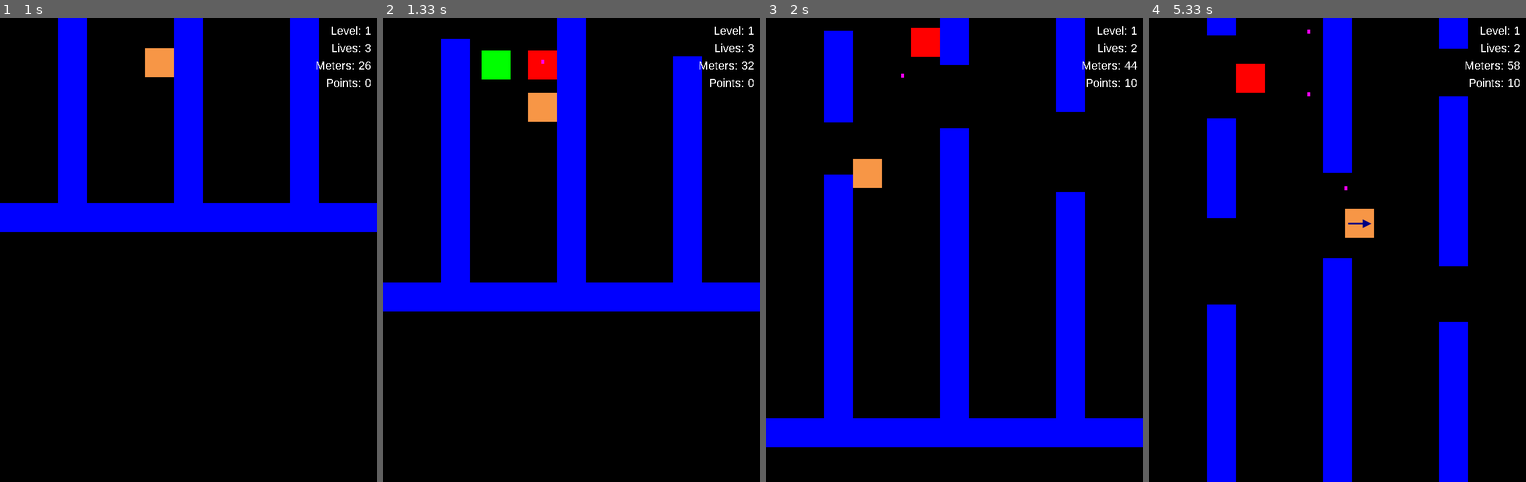
Above: before the commit, frames 1-4 (left to right).
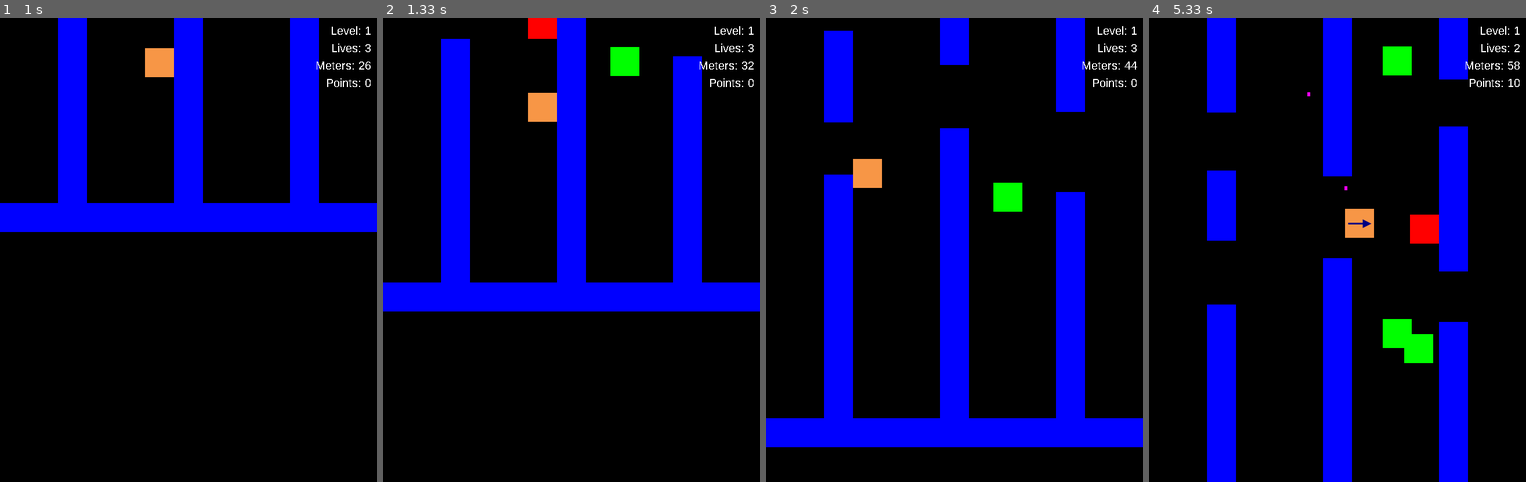
Above: after the commit, the same moments.

Repository: spookydoodle/bounce_pygame
Game: pygame game, started from main.py
The game is run twice, just before and just after one commit, with the same random seed, the same clock (stepped at 60 frames per second) and the same inputs.
Inputs:
- Up to frame 1 (1 s): tap Enter at 0.33 s; hold Space from 0.67 s (still down); hold Right from 0.67 s (still down)
- Up to frame 2 (1.33 s): release Space at 1.13 s; release Right at 1.13 s; hold Right from 1.17 s (still down); tap Space at 1.23 s
- Up to frame 3 (2 s): tap Space at 1.53, 1.73 s; release Right at 1.63 s; hold Left from 1.67 s (still down)
- Up to frame 4 (5.33 s): tap Space at 2.03, 3.3, 3.6, 3.97, 4.27, 4.47, 4.77, 4.97, 5.27 s; release Left at 2.2 s; tap Y at 2.57 s; tap Keypad Enter at 2.9 s; hold Right 3.23-3.87 s; hold Left 3.9-4.37 s; hold Right 4.4-4.87 s; hold Right from 4.9 s (still down)

Frame 1 is identical in both runs. In frame 2, 1.8% of the frame differs, in the area x 26-68%, y 0-14%; in frame 3, 1.0%; in frame 4, 6.0%, in the area x 15-85%, y 2-75%.

Commit message:
added shooting

Diff:
--- a/bounce/dicts.py
+++ b/bounce/constants.py
@@ -18,3 +18,12 @@
             "YES" : [pygame.K_y],
             "NO" : [pygame.K_n]
             }
+
+
+class Colors:
+    WHITE = (255, 255, 255)
+    BLACK = (0, 0, 0)
+    RED = (255, 0, 0)
+    GREEN = (0, 255, 0)
+    BLUE = (0, 0, 255)
+    MAGENTA = (255, 0, 255)
--- a/bounce/game.py
+++ b/bounce/game.py
@@ -6,15 +6,11 @@
 from .score import *
 from .camera import *
 from .destination import Destination
+from .constants import *
 from . import image, image_paths
 import random
 
-WHITE = (255, 255, 255)
-BLACK = (0, 0, 0)
-RED = (255, 0, 0)
-GREEN = (0, 255, 0)
-BLUE = (0, 0, 255)
-MAGENTA = (255, 0, 255)
+
 
 class Game(State):
 
@@ -31,6 +27,9 @@
         self.player = Player(speed_unit = 8)
         self.player.rect.x = 200
         self.player.rect.bottom = -100
+
+        self.last_obstacle_y = 0
+        self.last_collectable_y = 0
 
         self.score = Score(3)
 
@@ -64,13 +63,22 @@
 
                 # append new walls and delete invisible ones depending on player.y position
                 self.edit_game_objects(screen)
+                print("W", len(self.gameboard.walls),
+                      "C",  len(self.gameboard.collectables),
+                      "O", len(self.gameboard.obstacles),
+                      "B",  len(self.gameboard.bullets),)
 
                 # changes x and y parameters of camera depending on the location of the player on the screen
                 self.camera.adjust(screen, self.player)
 
+                # update player and its bullets positions
                 self.player.move(screen, event, self.gameboard)
-                self.append_bullet(event)
-                self.move_bullets(12)
+                self.player.append_bullet(event, self.gameboard)
+                self.player.move_bullets(self.gameboard, 12)
+
+                self.check_bullets_game_objects_collision(self.gameboard.collectables)
+                self.check_bullets_game_objects_collision(self.gameboard.obstacles)
+
                 self.update_scores()
 
             # You won level screen - press any key to move to next level
@@ -85,7 +93,7 @@
     def create_init_walls(self):
         return [
             GameObject(
-                image = image.Image.create( (wall['size']['width'], wall['size']['height']), color = BLUE ),
+                image = image.Image.create( (wall['size']['width'], wall['size']['height']), color = Colors.BLUE ),
                 x = wall['position']['x'],
                 y = wall['position']['y'])
             for wall in list(GAME_OBJECTS.values()) if wall['type'] == 1]
@@ -94,7 +102,7 @@
     def create_init_collectables(self):
         return [
             GameObject(
-                image = image.Image.create( (collectable['size']['width'], collectable['size']['height']), color = GREEN ),
+                image = image.Image.create( (collectable['size']['width'], collectable['size']['height']), color = Colors.GREEN ),
                 x = collectable['position']['x'],
                 y = collectable['position']['y'])
             for collectable in list(GAME_OBJECTS.values()) if collectable['type'] == 2]
@@ -103,17 +111,23 @@
     def create_init_obstacles(self):
         return [
             GameObject(
-                image = image.Image.create( (obstacle['size']['width'], obstacle['size']['height']), color = RED ),
+                image = image.Image.create( (obstacle['size']['width'], obstacle['size']['height']), color = Colors.RED ),
                 x = obstacle['position']['x'],
                 y = obstacle['position']['y'])
             for obstacle in list(GAME_OBJECTS.values()) if obstacle['type'] == 3]
 
 
+    def game_object_lists(self):
+
+        return [self.gameboard.walls,
+                self.gameboard.collectables,
+                self.gameboard.obstacles,
+                self.gameboard.bullets]
+
+
     def edit_game_objects(self, screen):
 
-        game_object_lists = [self.gameboard.walls, self.gameboard.collectables, self.gameboard.obstacles]
-
-        for game_object_list in game_object_lists:
+        for game_object_list in self.game_object_lists():
 
             self.check_append_game_objects(screen, game_object_list)
             self.check_remove_game_object(screen, game_object_list)
@@ -130,7 +144,7 @@
             distance = random.randint(75, 150)
 
             self.gameboard.walls.append( GameObject(
-                image = image.Image.create( (width, height), color = BLUE ),
+                image = image.Image.create( (width, height), color = Colors.BLUE ),
                 x = x_pos,
                 y = self.gameboard.walls[-len(x_positions)].rect.y - distance - height)
                 )
@@ -139,22 +153,24 @@
 
         width = 50
         x_positions = [random.randint(150, 250), random.randint(350, 450)]
+        self.last_collectable_y -= random.randint(0,500)
 
         self.gameboard.collectables.append( GameObject(
-            image = image.Image.create( (50, 50), color = GREEN ),
+            image = image.Image.create( (50, 50), color = Colors.GREEN ),
             x = x_positions[random.randint(0, (len(x_positions)-1))],
-            y = self.gameboard.collectables[-1].rect.y - random.randint(0,500))
+            y = self.last_collectable_y)
             )
 
     def append_obstacle(self):
 
         width = 50
         x_positions = [150, 250, 350, 450]
+        self.last_obstacle_y -= random.randint(200,500)
 
         self.gameboard.obstacles.append( GameObject(
-            image = image.Image.create( (50, 50), color = RED ),
+            image = image.Image.create( (50, 50), color = Colors.RED ),
             x = x_positions[random.randint(0, (len(x_positions)-1))],
-            y = self.gameboard.obstacles[-1].rect.y - random.randint(200,500))
+            y = self.last_obstacle_y)
             )
 
     def append_game_objects(self):
@@ -162,36 +178,22 @@
         self.append_collectable()
         self.append_obstacle()
 
-
-    def append_bullet(self, event, width = 5):
-
-        if event.type == pygame.KEYDOWN:
-
-            if event.key in CONTROLS["G_SHOOT"]:
-                self.gameboard.bullets.append( GameObject(
-                image = image.Image.create( (width, width * 1.5), color = MAGENTA ),
-                x = (self.player.rect.left + self.player.rect.right) / 2 - width / 2,
-                y = self.player.rect.top)
-                )
-
-
-    def move_bullets(self, bullet_speed):
-        for bullet in self.gameboard.bullets:
-            bullet.rect.y -= bullet_speed
-
     # remove game objectst which are not visible on the screen anymore
     def remove_game_object(self, game_object_list, n = 0):
         del game_object_list[n]
 
 
     def check_append_game_objects(self, screen, game_object_list):
-        if abs(game_object_list[-1].rect.y - self.player.rect.y) < pygame.display.get_surface().get_rect().height:
-            self.append_game_objects()
+        if game_object_list != self.gameboard.bullets:
+            if abs(game_object_list[-1].rect.y - self.player.rect.y) < pygame.display.get_surface().get_rect().height:
+                self.append_game_objects()
 
 
     def check_remove_game_object(self, screen, game_object_list):
-        if abs(game_object_list[0].rect.y - self.player.rect.y) > pygame.display.get_surface().get_rect().height:
-            self.remove_game_object(game_object_list)
+        #if game_object_list != self.gameboard.bullets or (game_object_list == self.gameboard.bullets and len(game_object_list) > 0):
+        if len(game_object_list) > 0:
+            if abs(game_object_list[0].rect.y - self.player.rect.y) > pygame.display.get_surface().get_rect().height:
+                self.remove_game_object(game_object_list)
 
 
     def update_scores(self):
@@ -216,6 +218,18 @@
         for obstacle in collision_list:
             self.gameboard.obstacles.remove(obstacle)
             self.score.decrease_lives()
+
+
+    def check_bullets_game_objects_collision(self, game_object_list):
+
+        for object in game_object_list:
+
+            collision_list = pygame.sprite.spritecollide(object, self.gameboard.bullets, False)
+
+            for bullet in collision_list:
+                self.gameboard.bullets.remove(bullet)
+                game_object_list.remove(object)
+
 
 
     # TODO : player.is_crashed should be true also if player collides with an obstacle
@@ -243,23 +257,23 @@
         font = pygame.font.SysFont('Arial', 40)
 
         # clean game area
-        screen.fill(BLACK, (0, 0, screen.get_size()[0], screen.get_size()[1]))
+        screen.fill(Colors.BLACK, (0, 0, screen.get_size()[0], screen.get_size()[1]))
 
         if not self.is_game_over():
 
             # main game
             if not self.won_level:
                 self.draw_main_game(screen)
-                self.draw_game_results(screen, self.score, WHITE)
+                self.draw_game_results(screen, self.score, Colors.WHITE)
 
             # you won level screen
             else:
-                self.draw_won_level_screen(screen, font, WHITE)
+                self.draw_won_level_screen(screen, font, Colors.WHITE)
 
         # Game over screen
         else:
             self.draw_main_game(screen)
-            self.draw_game_over_screen(screen, font, WHITE)
+            self.draw_game_over_screen(screen, font, Colors.WHITE)
 
 
         pygame.display.update()
@@ -267,12 +281,7 @@
 
     def draw_main_game(self, screen):
 
-        game_object_lists = [self.gameboard.walls,
-                             self.gameboard.collectables,
-                             self.gameboard.obstacles,
-                             self.gameboard.bullets]
-
-        for game_object_list in game_object_lists:
+        for game_object_list in self.game_object_lists():
             for sprite in game_object_list:
                 draw_rect(screen, self.camera, sprite.rect, sprite.image)
 
--- a/bounce/player.py
+++ b/bounce/player.py
@@ -1,6 +1,7 @@
 import pygame
 from pygame.locals import *
-from .dicts import *
+from .game_object import *
+from .constants import *
 
 from . import image, image_paths
 
@@ -155,3 +156,20 @@
             img = image_paths.PLAYER_MAIN
 
         self.image = image.Image.load(img)
+
+
+    def append_bullet(self, event, gameboard, width = 5):
+
+        if event.type == pygame.KEYDOWN:
+
+            if event.key in CONTROLS["G_SHOOT"]:
+                gameboard.bullets.append( GameObject(
+                image = image.Image.create( (width, width * 1.5), color = Colors.MAGENTA ),
+                x = (self.rect.left + self.rect.right) / 2 - width / 2,
+                y = self.rect.top)
+                )
+
+
+    def move_bullets(self, gameboard, bullet_speed):
+        for bullet in gameboard.bullets:
+            bullet.rect.y -= bullet_speed
--- a/bounce/state.py
+++ b/bounce/state.py
@@ -1,7 +1,7 @@
 import pygame
 from pygame.locals import *
 from .render_functions import *
-from .dicts import *
+from .constants import *
 
 
 class State:
